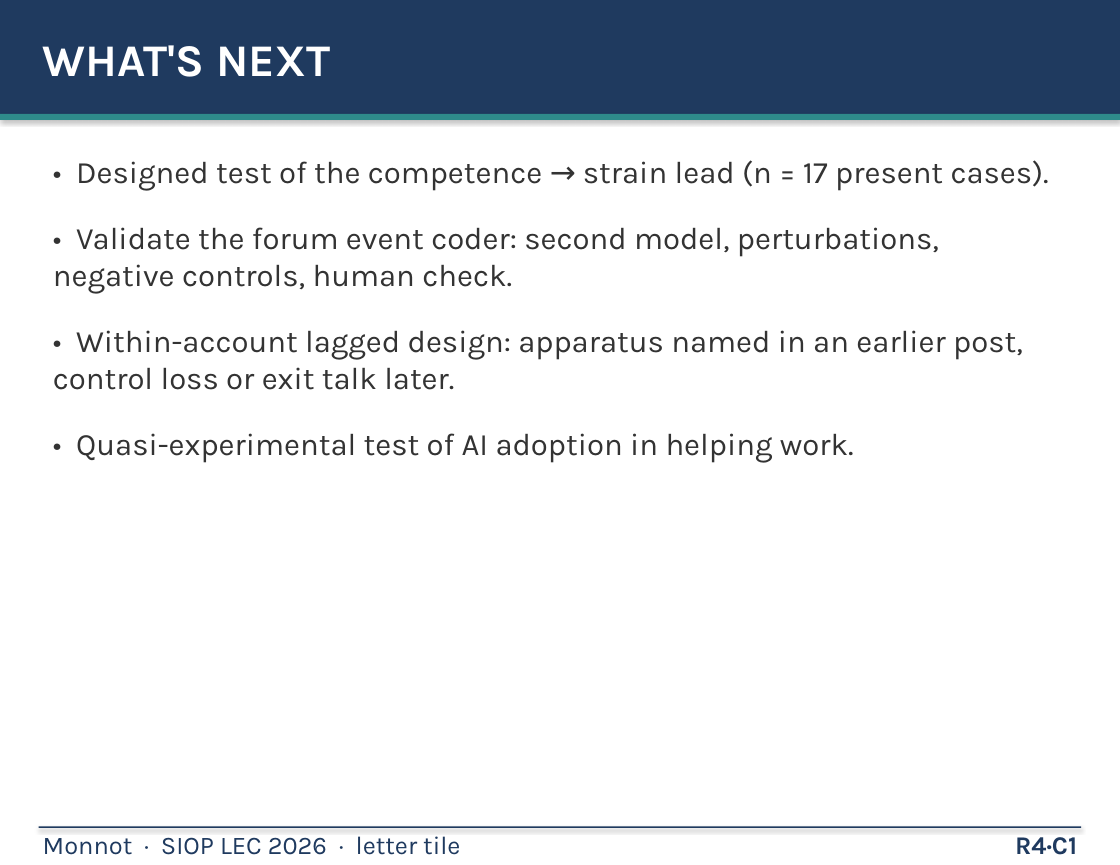
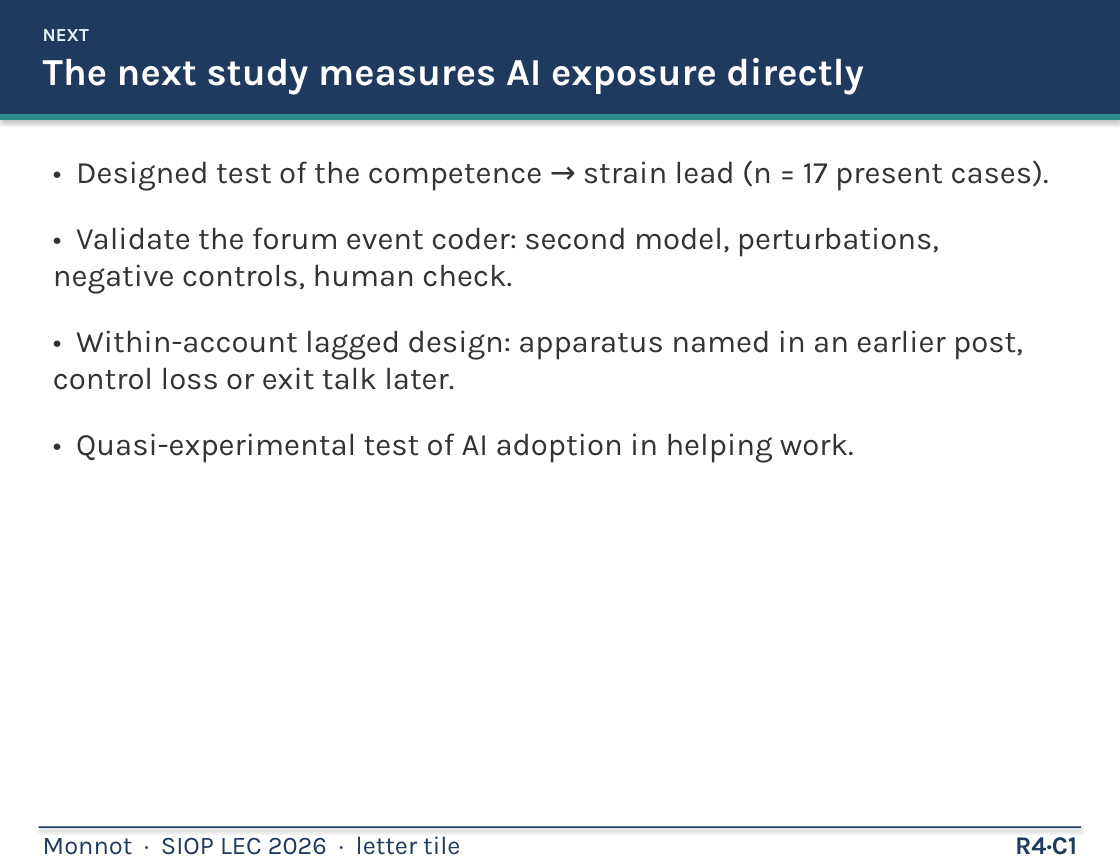
Before and after one commit to mjmonnot/mjmonnot.github.io, a slide deck: slide 13 of lec-2026/assets/Monnot_Poster_v5.pptx. Drawn at 1120x865 pixels with LibreOffice and Linux fonts; fonts in the diff are those of the drawing. Boxes give left, top, right and bottom in pixels: in the first picture for what was removed or moved away, otherwise in the second. Text is boxed around its words. In the diff, an @@ line names an element or a change of style, - is before the commit and + after.

```diff
--- a/lec-2026/assets/Monnot_Poster_v5.pptx
+++ b/lec-2026/assets/Monnot_Poster_v5.pptx
@@ text at <box>43,29,863,95</box>: text changed; size 32 to 27 pt @@
-WHAT'S NEXT
+NEXT
+The next study measures AI exposure directly
```
Also in this commit, not shown: 18 other slides changed, 6 other files.
